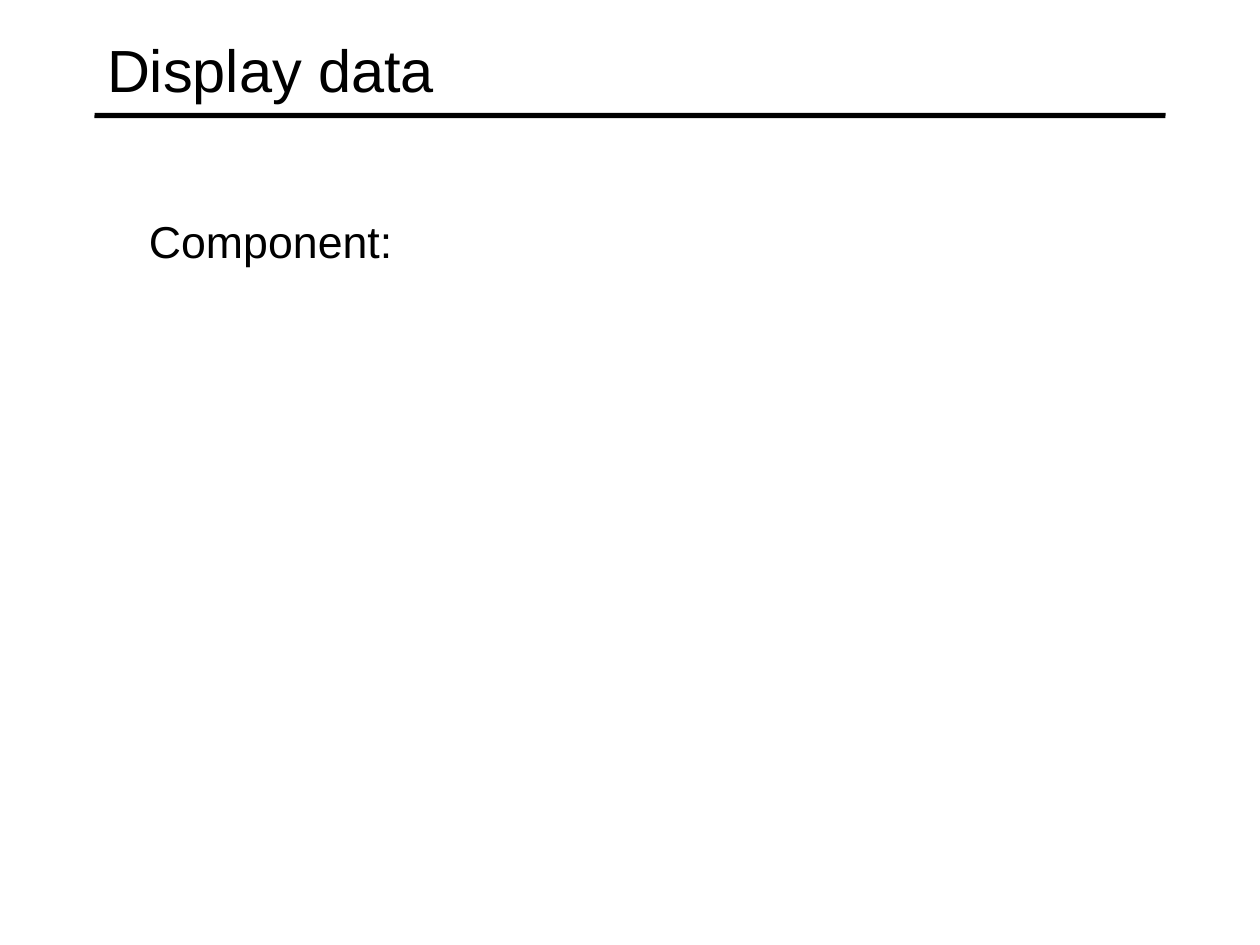
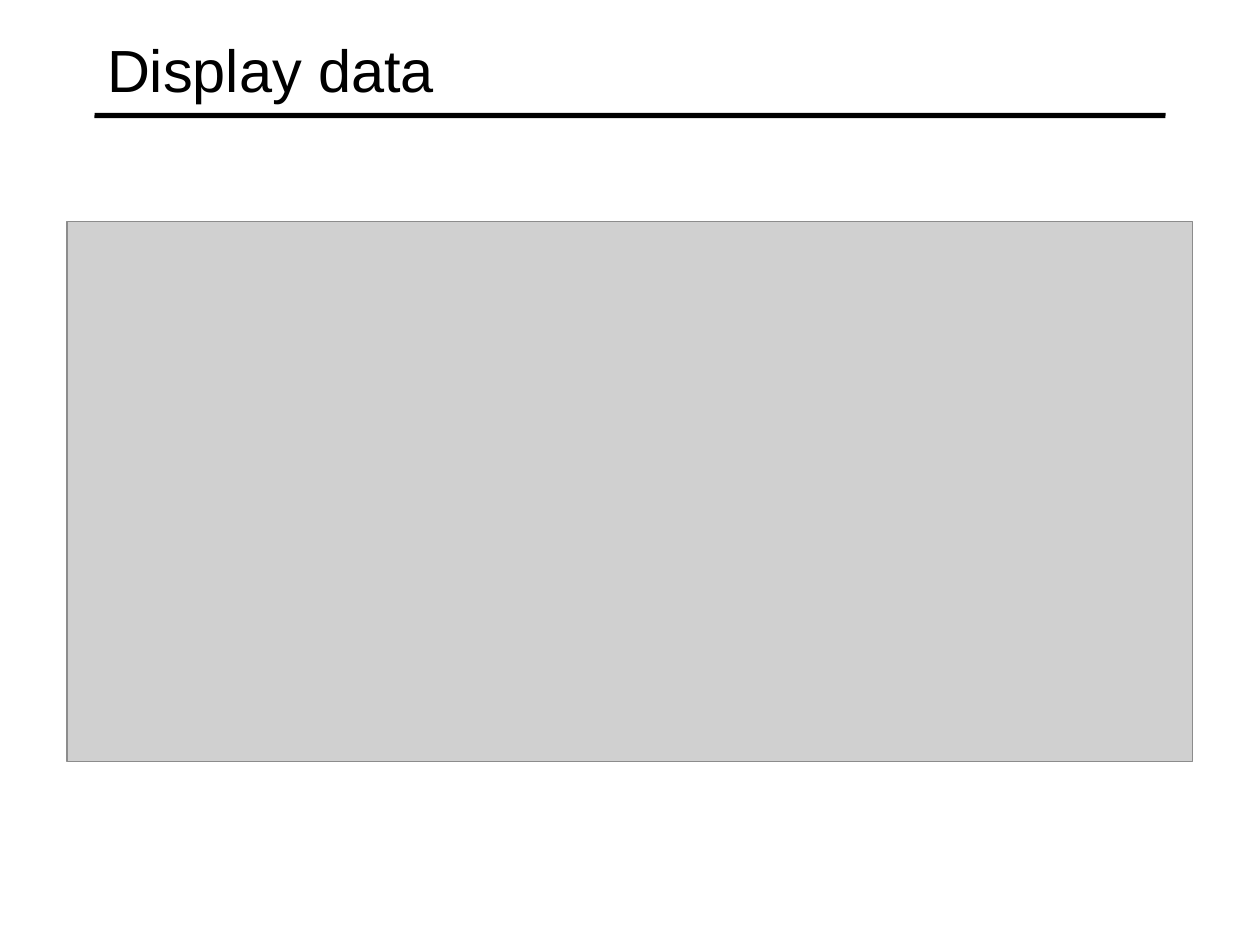
Before and after one commit to specter01wj/Jago_Link_Training, a slide deck: slide 3 of Angular/Angular7/Angular Advanced Course/Essentials/2.Displaying Data and Handling Events/L2_Displaying Data and Handling Events.ppt. Drawn at 1260x945 pixels with LibreOffice and Linux fonts; fonts in the diff are those of the drawing; grey boxes stand for pictures. Boxes give left, top, right and bottom in pixels: in the first picture for what was removed or moved away, otherwise in the second. Text is boxed around its words. In the diff, an @@ line names an element or a change of style, - is before the commit and + after.

```diff
--- a/Angular/Angular7/Angular Advanced Course/Essentials/2.Displaying Data and Handling Events/L2_Displaying Data and Handling Events.ppt
+++ b/Angular/Angular7/Angular Advanced Course/Essentials/2.Displaying Data and Handling Events/L2_Displaying Data and Handling Events.ppt
@@ picture added at (67, 222, 1192, 761) @@
@@ text removed at (149, 227, 392, 267) @@
-  Component:
```
Also in this commit, not shown: 6 slides added, 1 other file.
